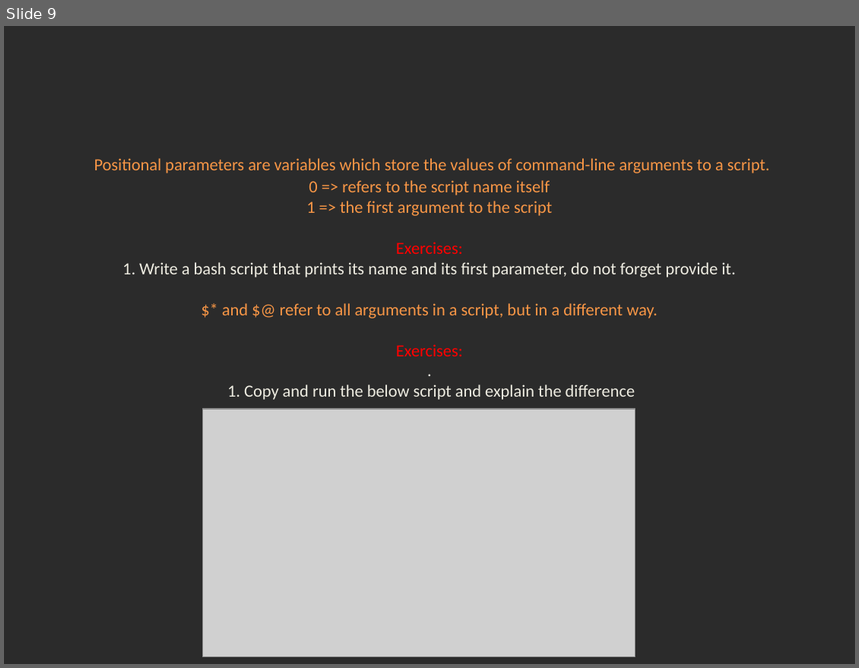
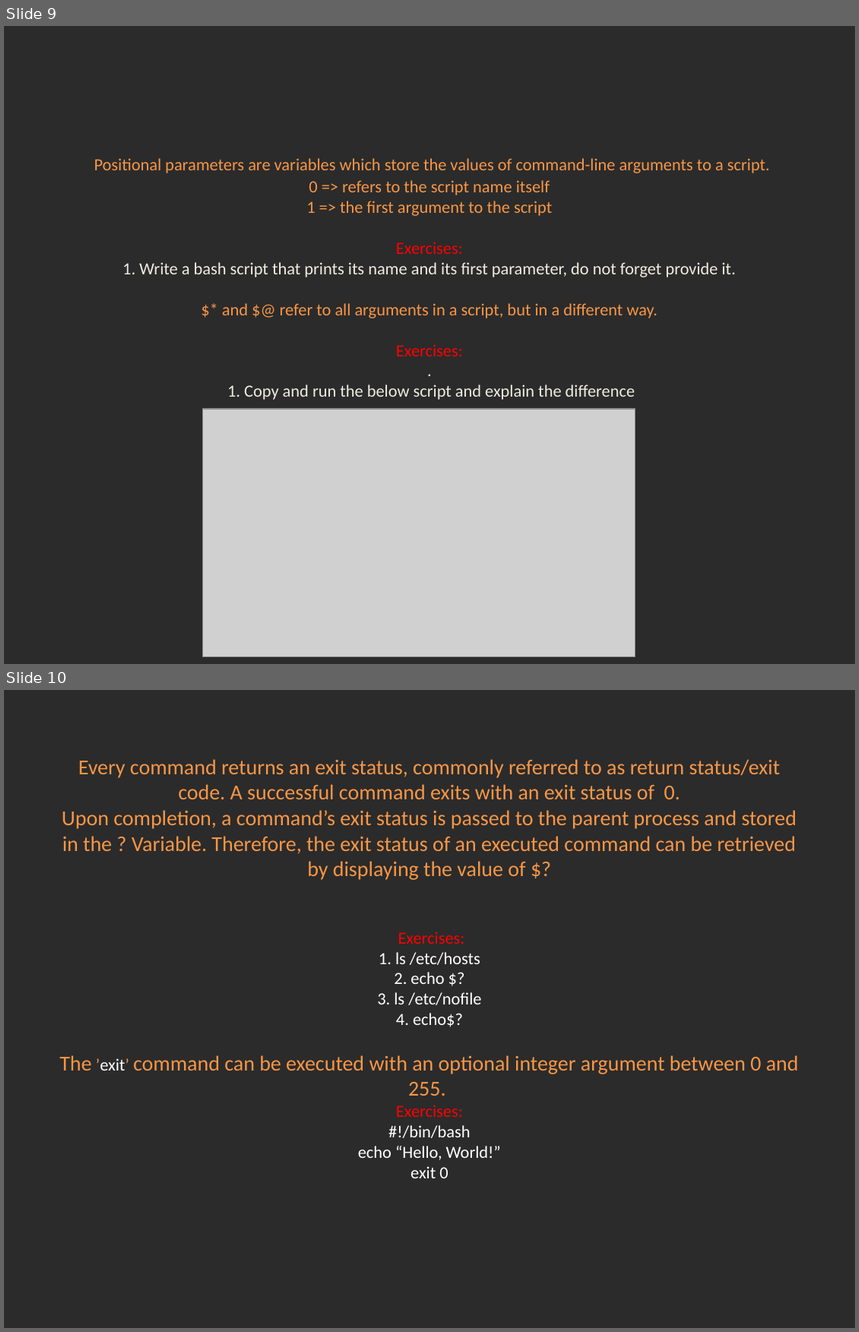
Before and after one commit to Academy-Soft-Intellect/Linux-Course, a slide deck: 15.BashScripting/15-Bash_Scripting.pptx. Shown one above the other, each under a label of ours: slide 9 before the commit, slides 9 and 10 after it. The pictures are 859x668 and 859x1332 pixels, drawn with LibreOffice and Linux fonts; fonts in the diff are those of the drawing; grey boxes stand for pictures; background and template pictures are left out; a plain dark background stands for a picture behind light text. Boxes give left, top, right and bottom in pixels: in the first picture for what was removed or moved away, otherwise in the second. Text is boxed around its words. In the diff, an @@ line names an element or a change of style, - is before the commit and + after.

Commit message:
Bash scripting, comparison operators and functions.

```diff
--- a/15.BashScripting/15-Bash_Scripting.pptx
+++ b/15.BashScripting/15-Bash_Scripting.pptx
@@ slide 10 added at box(4, 690, 855, 1328), background picture (left out) @@
@@ title added at box(59, 759, 799, 1179), 18 pt, text #F79646 @@
+Every command returns an exit status, commonly referred to as return status/exit code. A successful command exits with an exit status of 0.
+Upon completion, a command’s exit status is passed to the parent process and stored in the ? Variable. Therefore, the exit status of an executed command can be retrieved by displaying the value of $?
+Exercises:
+1. ls /etc/hosts
+2. echo $?
+3. ls /etc/nofile
+4. echo$?
+The ’exit’ command can be executed with an optional integer argument between 0 and 255.
+Exercises:
+#!/bin/bash
+echo “Hello, World!”
+exit 0
```
Also in this commit, not shown: 1 slide changed, 3 other slides added.
